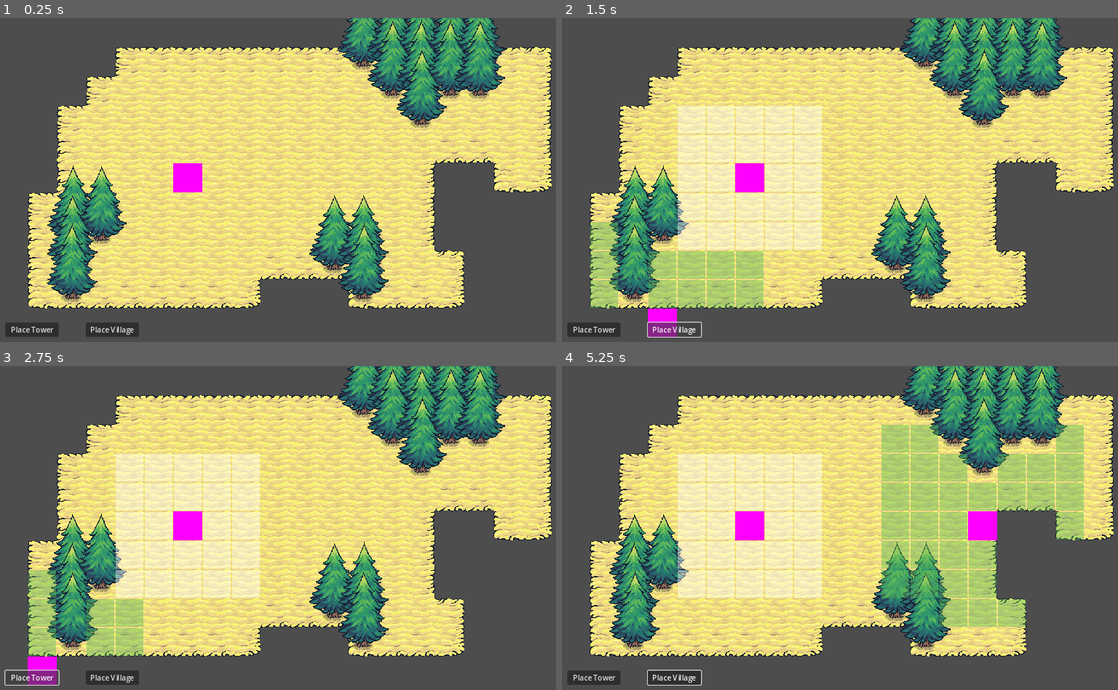
Above: before the commit, frames 1-4 (two rows, left to right).
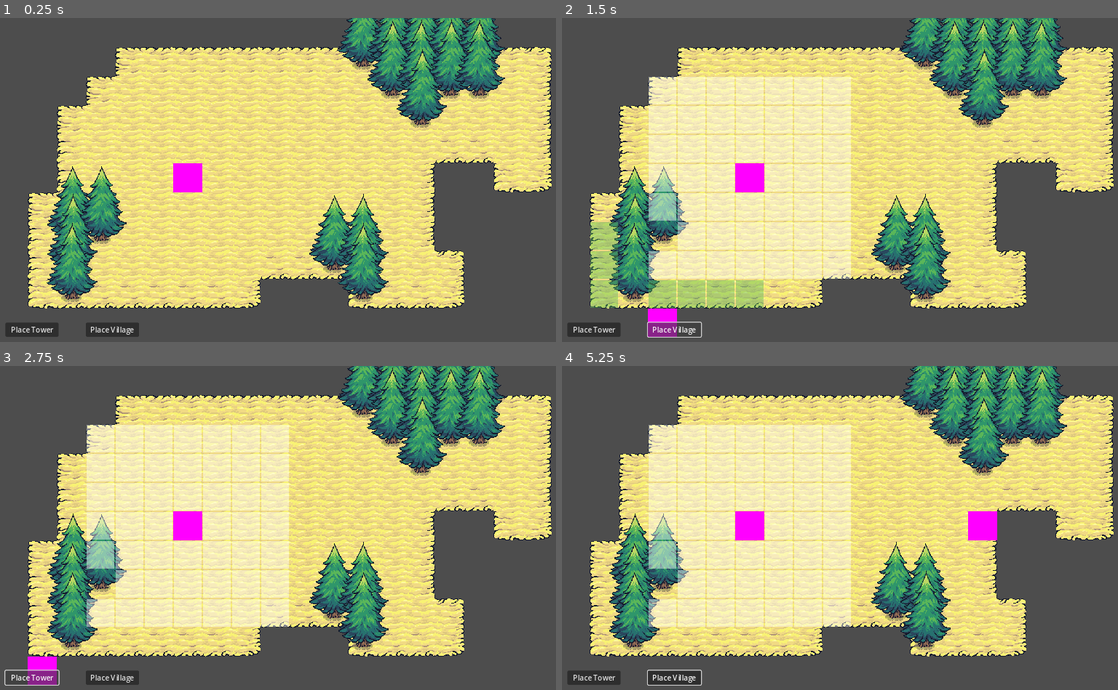
Above: after the commit, the same moments.

Repository: tiannahenrylewis/GodotGridCrashCourse
Game: Godot game, scene res://scenes/main.tscn
Two runs of this game, one before a commit and one after it. Both use one fixed random seed, a clock stepped at 60 frames per second and the inputs below.
Inputs (mouse positions are in pixels of both pictures, inside the frame that each line leads up to):
- Up to frame 1 (0.25 s): no input
- Up to frame 2 (1.5 s): click "Place Tower" at 0.5 s; click "Place Village" at 1.25 s
- Up to frame 3 (2.75 s): click "Place Tower" at 2 s
- Up to frame 4 (5.25 s): click "Place Village" at 2.75 s; click "Place Tower" at 3.5 s; click "Place Village" at 4.25 s; move the mouse to (979, 511) at 5.02 s; press the mouse at (979, 511) at 5.03 s

The runs differ from the first frame. In frame 1, 2.5% of the frame differs, in the area x 8-91%, y 0-86%; in frame 2, 12%; in frame 3, 14%; in frame 4, 25%, in the area x 8-94%, y 0-86%.

Commit message:
Introduction to Custom Resources
Added BuildingResource as a custom resource

Diff:
--- /dev/null
+++ b/godot-grid-crash-course/resources/building/base.tres
@@ -0,0 +1,10 @@
+[gd_resource type="Resource" script_class="BuildingResource" load_steps=3 format=3 uid="uid://dr5mwibl2f8gs"]
+
+[ext_resource type="Script" path="res://resources/building/building_resource.gd" id="1_1myn7"]
+[ext_resource type="PackedScene" uid="uid://efm4e0q03e4l" path="res://scenes/building/Base.tscn" id="1_dkff6"]
+
+[resource]
+script = ExtResource("1_1myn7")
+buildable_radius = 3
+resource_radius = 0
+building_scene = ExtResource("1_dkff6")
--- /dev/null
+++ b/godot-grid-crash-course/resources/building/building_resource.gd
@@ -0,0 +1,13 @@
+class_name BuildingResource # Makes this a global class which can be created from the editor
+extends Resource
+
+@export var buildable_radius: int
+@export var resource_radius: int
+@export var building_scene: PackedScene
+
+
+
+
+
+# Custom resources allows to create a text file that can be used
+# Good for when there is data that wants to be configurable
--- /dev/null
+++ b/godot-grid-crash-course/resources/building/tower.tres
@@ -0,0 +1,10 @@
+[gd_resource type="Resource" script_class="BuildingResource" load_steps=3 format=3 uid="uid://b8mtuj5lqc1cf"]
+
+[ext_resource type="Script" path="res://resources/building/building_resource.gd" id="1_cry7m"]
+[ext_resource type="PackedScene" uid="uid://da3rlrm6nvkcl" path="res://scenes/building/tower.tscn" id="1_ypmh0"]
+
+[resource]
+script = ExtResource("1_cry7m")
+buildable_radius = 3
+resource_radius = 0
+building_scene = ExtResource("1_ypmh0")
--- /dev/null
+++ b/godot-grid-crash-course/resources/building/village.tres
@@ -0,0 +1,10 @@
+[gd_resource type="Resource" script_class="BuildingResource" load_steps=3 format=3 uid="uid://cnjhhcndukwr1"]
+
+[ext_resource type="Script" path="res://resources/building/building_resource.gd" id="1_f3y0o"]
+[ext_resource type="PackedScene" uid="uid://6i3u74w8285u" path="res://scenes/building/village.tscn" id="1_hhvnp"]
+
+[resource]
+script = ExtResource("1_f3y0o")
+buildable_radius = 0
+resource_radius = 3
+building_scene = ExtResource("1_hhvnp")
--- a/godot-grid-crash-course/scenes/building/Base.tscn
+++ b/godot-grid-crash-course/scenes/building/Base.tscn
@@ -9,7 +9,7 @@
 y_sort_enabled = true
 
 [node name="BuildingComponent" parent="." instance=ExtResource("1_ga0yi")]
-buildable_raidus = 2
+building_resource_path = "res://resources/building/base.tres"
 
 [node name="Sprite2D" type="Sprite2D" parent="."]
 position = Vector2(32, 32)
--- a/godot-grid-crash-course/scenes/building/tower.tscn
+++ b/godot-grid-crash-course/scenes/building/tower.tscn
@@ -7,7 +7,7 @@
 y_sort_enabled = true
 
 [node name="BuildingComponent" parent="." instance=ExtResource("1_6ro17")]
-buildable_raidus = 3
+building_resource_path = "res://resources/building/tower.tres"
 
 [node name="Sprite2D" type="Sprite2D" parent="."]
 position = Vector2(32, 32)
--- a/godot-grid-crash-course/scenes/building/village.tscn
+++ b/godot-grid-crash-course/scenes/building/village.tscn
@@ -7,6 +7,7 @@
 y_sort_enabled = true
 
 [node name="BuildingComponent" parent="." instance=ExtResource("1_pk23e")]
+building_resource_path = "res://resources/building/village.tres"
 
 [node name="Sprite2D" type="Sprite2D" parent="."]
 position = Vector2(32, 32)
--- a/godot-grid-crash-course/scenes/component/building_component.gd
+++ b/godot-grid-crash-course/scenes/component/building_component.gd
@@ -1,11 +1,13 @@
 class_name BuildingComponent
 extends Node2D
 
-# Is there a way to make this only read-only
-@export var buildable_raidus: int
-
+@export_file("*.tres") var building_resource_path: String
+var building_resource: BuildingResource
 
 func _ready() -> void:
+	if building_resource_path != null:
+		building_resource = load(building_resource_path)
+
 	# TODO: Consider moving to a global constants file so can be referenced in one place
 	add_to_group("BuildingComponent")
 	# Because ready method is happening before the global position is set and we
--- a/godot-grid-crash-course/scenes/main.gd
+++ b/godot-grid-crash-course/scenes/main.gd
@@ -1,7 +1,7 @@
 extends Node
 
-@export var tower_scene: PackedScene
-@export var village_scene: PackedScene
+@export var tower_resource: BuildingResource
+@export var village_resource: BuildingResource
 
 @onready var gridManager: Node = $GridManager
 @onready var cursor: Sprite2D = $Cursor
@@ -11,7 +11,7 @@
 
 var hovered_grid_cell: Vector2i = Vector2i(-1, -1)
 var null_cell_value = Vector2(-10,-10)
-var to_place_building: PackedScene = null
+var to_place_building_resource: BuildingResource = null
 
 
 func _ready() -> void:
@@ -25,10 +25,10 @@
 	# set the cursor to the mouse position
 	cursor.global_position = grid_position * 64
 
-	if cursor.visible && (!hasValue(hovered_grid_cell) || hovered_grid_cell != grid_position):
+	if to_place_building_resource != null && cursor.visible && (!hasValue(hovered_grid_cell) || hovered_grid_cell != grid_position):
 		 # reassign the hovered_grid_cell
 		hovered_grid_cell = grid_position
-		gridManager.highlight_expanded_buildable_tiles(hovered_grid_cell, 3)
+		gridManager.highlight_expanded_buildable_tiles(hovered_grid_cell, to_place_building_resource.buildable_radius)
 
 
 func _unhandled_input(event: InputEvent) -> void:
@@ -44,7 +44,7 @@
 	if !hasValue(hovered_grid_cell):
 		return
 
-	var building = to_place_building.instantiate() as Node2D
+	var building = to_place_building_resource.building_scene.instantiate() as Node2D
 	y_sort_root.add_child(building)
 
 	building.global_position = hovered_grid_cell * 64
@@ -55,13 +55,13 @@
 
 
 func on_place_tower_button_pressed():
-	to_place_building = tower_scene
+	to_place_building_resource = tower_resource
 	cursor.visible = true
 	gridManager.highlight_buildable_tiles()
 
 
 func on_place_village_button_pressed():
-	to_place_building = village_scene
+	to_place_building_resource = village_resource
 	cursor.visible = true
 	gridManager.highlight_buildable_tiles()
 
--- a/godot-grid-crash-course/scenes/main.tscn
+++ b/godot-grid-crash-course/scenes/main.tscn
@@ -1,9 +1,9 @@
 [gd_scene load_steps=9 format=4 uid="uid://ct8rqa1fvhq2v"]
 
 [ext_resource type="Script" path="res://scenes/main.gd" id="1_i771e"]
-[ext_resource type="PackedScene" uid="uid://da3rlrm6nvkcl" path="res://scenes/building/tower.tscn" id="2_n61k6"]
-[ext_resource type="PackedScene" uid="uid://6i3u74w8285u" path="res://scenes/building/village.tscn" id="3_1hm7a"]
+[ext_resource type="Resource" uid="uid://b8mtuj5lqc1cf" path="res://resources/building/tower.tres" id="2_5j42h"]
 [ext_resource type="TileSet" uid="uid://b3e2j75vsc6o2" path="res://resources/tiles.tres" id="3_76jer"]
+[ext_resource type="Resource" uid="uid://cnjhhcndukwr1" path="res://resources/building/village.tres" id="3_cvyo4"]
 [ext_resource type="TileSet" uid="uid://c3mn0unu36jgd" path="res://resources/hightlight_tileset.tres" id="3_juhvk"]
 [ext_resource type="PackedScene" uid="uid://bk633lu02vb05" path="res://scenes/manager/GridManager.tscn" id="3_rokrd"]
 [ext_resource type="PackedScene" uid="uid://efm4e0q03e4l" path="res://scenes/building/Base.tscn" id="6_cdn8a"]
@@ -13,8 +13,8 @@
 
 [node name="Main" type="Node"]
 script = ExtResource("1_i771e")
-tower_scene = ExtResource("2_n61k6")
-village_scene = ExtResource("3_1hm7a")
+tower_resource = ExtResource("2_5j42h")
+village_resource = ExtResource("3_cvyo4")
 
 [node name="YSortRoot" type="Node2D" parent="."]
 y_sort_enabled = true
--- a/godot-grid-crash-course/scenes/manager/grid_manager.gd
+++ b/godot-grid-crash-course/scenes/manager/grid_manager.gd
@@ -108,7 +108,7 @@
 
 func _update_valid_buildable_tiles(building_component: BuildingComponent):
 	var root_cell = building_component.get_grid_cell_position()
-	var radius = building_component.buildable_raidus
+	var radius = building_component.building_resource.buildable_radius
 
 	var valid_tiles = _get_valid_tiles_in_radius(root_cell, radius)
 	# perform equivalent operation as using UnionWith in C#
